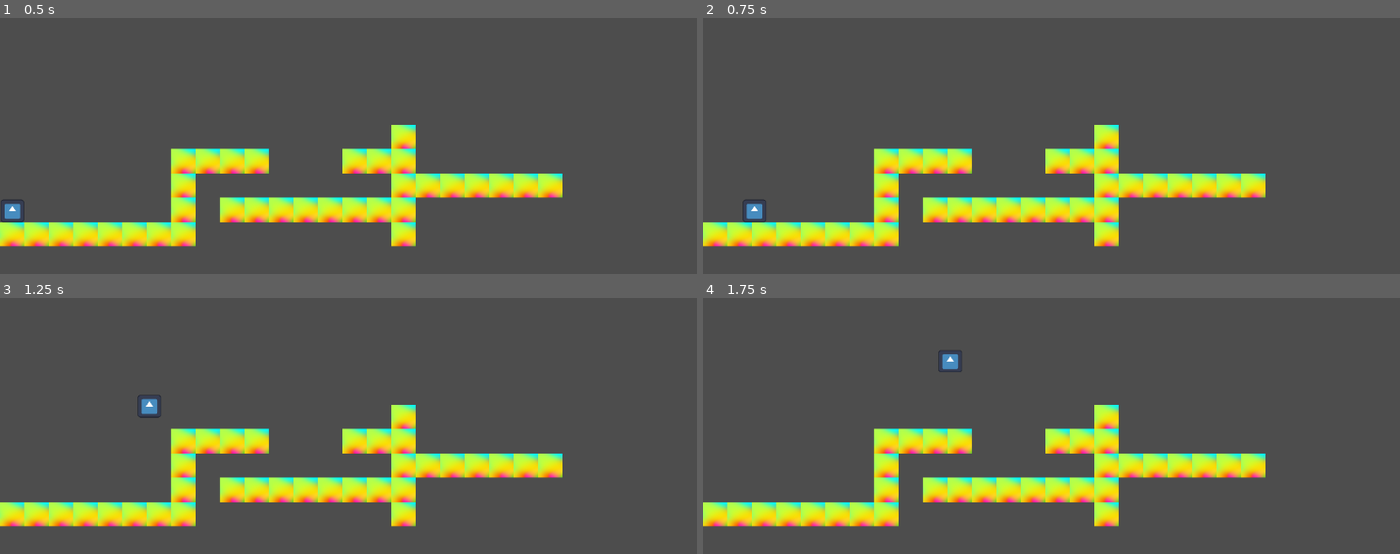
Above: before the commit, frames 1-4 (two rows, left to right).
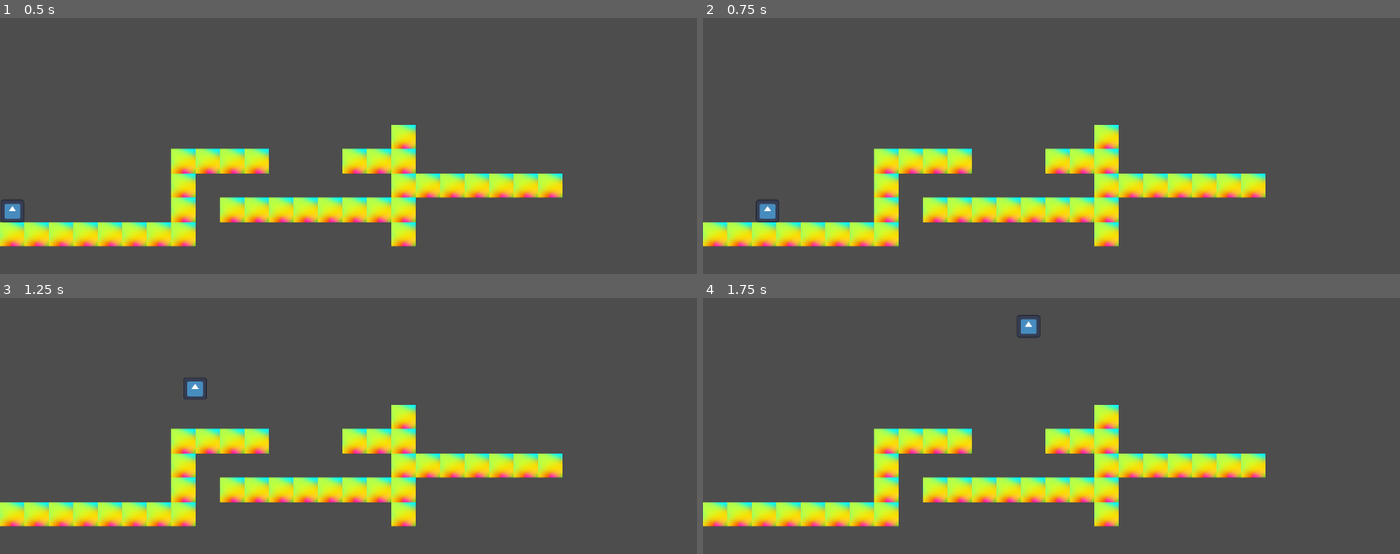
Above: after the commit, the same moments.

Repository: ASZM101/williamdanielgame
Game: Godot game, scene res://main.tscn
Same seed, same stepped clock (60 frames per second), same inputs: the game is played once before the commit and once after it. The engine's default icon, where the game draws it, is replaced by a stand-in: a white triangle on a blue panel in a dark square.
Inputs:
- Up to frame 1 (0.5 s): no input
- Up to frame 2 (0.75 s): tap Enter at 0.5 s; hold Right (right) from 0.53 s (still down)
- Up to frame 3 (1.25 s): keep holding Right (right); tap Space (jump) at 0.77 s
- Up to frame 4 (1.75 s): keep holding Right (right); tap Space (jump) at 1.52 s

Frame 1 is identical in both runs. In frame 2, 0.3% of the frame differs, in the area x 5-11%, y 71-80%; in frame 3, 0.4%, in the area x 19-30%, y 31-47%; in frame 4, 0.4%.

Commit message:
Readjusted movement script values again

Diff:
--- a/player.gd
+++ b/player.gd
@@ -1,8 +1,8 @@
 extends CharacterBody2D
 
 
-const SPEED = 300.0
-const JUMP_VELOCITY = -500.0
+const SPEED = 400.0
+const JUMP_VELOCITY = -900.0
 
 
 func _physics_process(delta: float) -> void:
@@ -20,6 +20,6 @@
 	if direction:
 		velocity.x = direction * SPEED
 	else:
-		velocity.x = move_toward(velocity.x, 0, 10)
+		velocity.x = move_toward(velocity.x, 0, 25)
 
 	move_and_slide()
--- a/project.godot
+++ b/project.godot
@@ -41,6 +41,10 @@
 ]
 }
 
+[physics]
+
+2d/default_gravity=2500.0
+
 [rendering]
 
 renderer/rendering_method="mobile"
